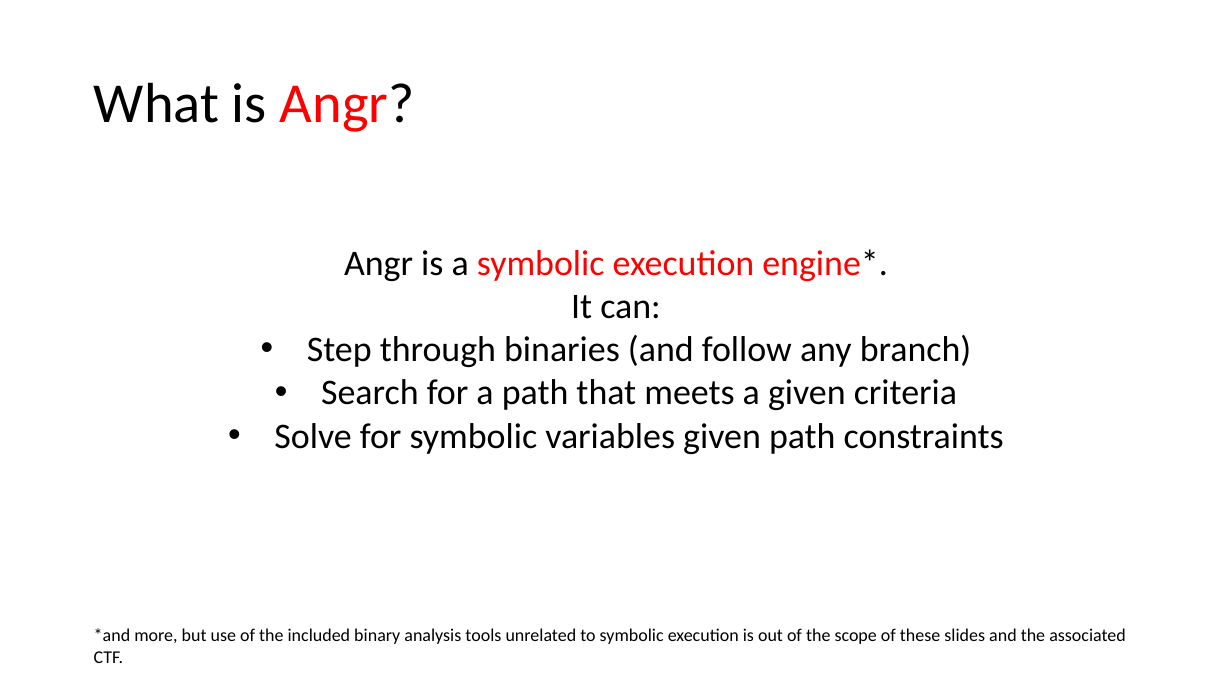
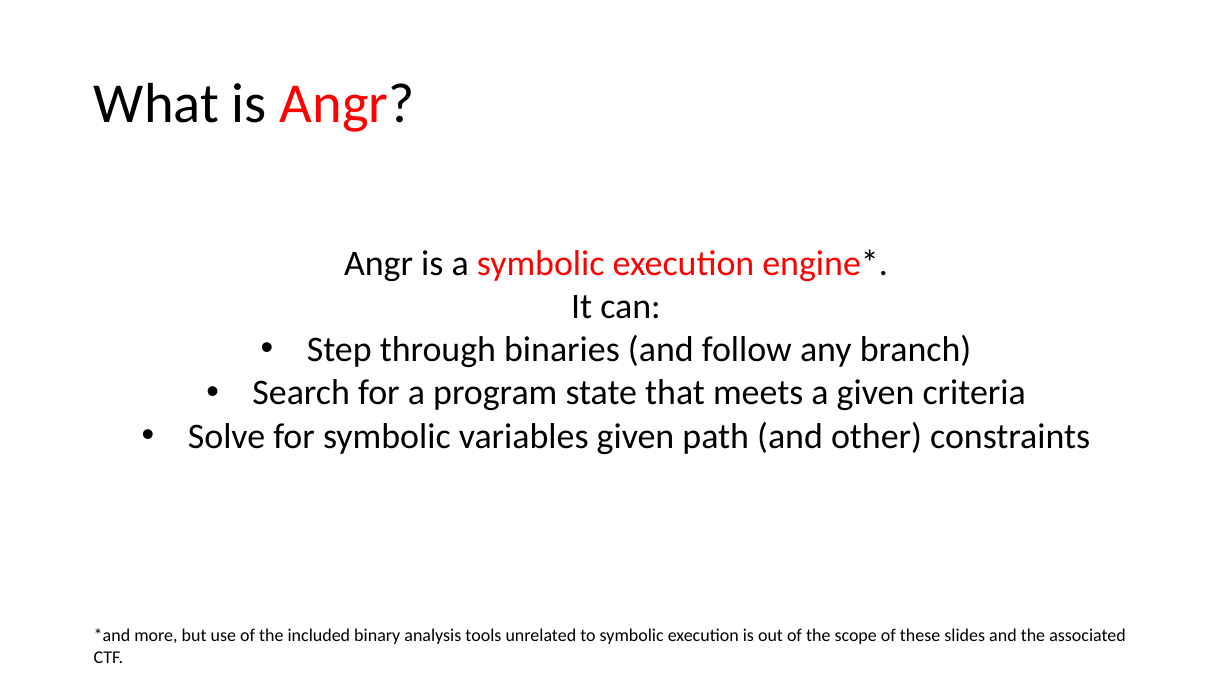
Before and after one commit to jakespringer/angr_ctf, a slide deck: slide 22 of SymbolicExecution.pptx. Drawn at 1232x693 pixels with LibreOffice and Linux fonts; fonts in the diff are those of the drawing. Boxes give left, top, right and bottom in pixels: in the first picture for what was removed or moved away, otherwise in the second. Text is boxed around its words. In the diff, an @@ line names an element or a change of style, - is before the commit and + after.

Commit message:
Update PowerPoint to reflect new Angr version

```diff
--- a/SymbolicExecution.pptx
+++ b/SymbolicExecution.pptx
@@ text at box(188, 379, 1090, 454): text changed @@
-• Search for a path that meets a given criteria
-• Solve for symbolic variables given path constraints
+• Search for a program state that meets a given criteria
+• Solve for symbolic variables given path (and other) constraints
```
Also in this commit, not shown: 24 other slides changed, 2 slides removed.
